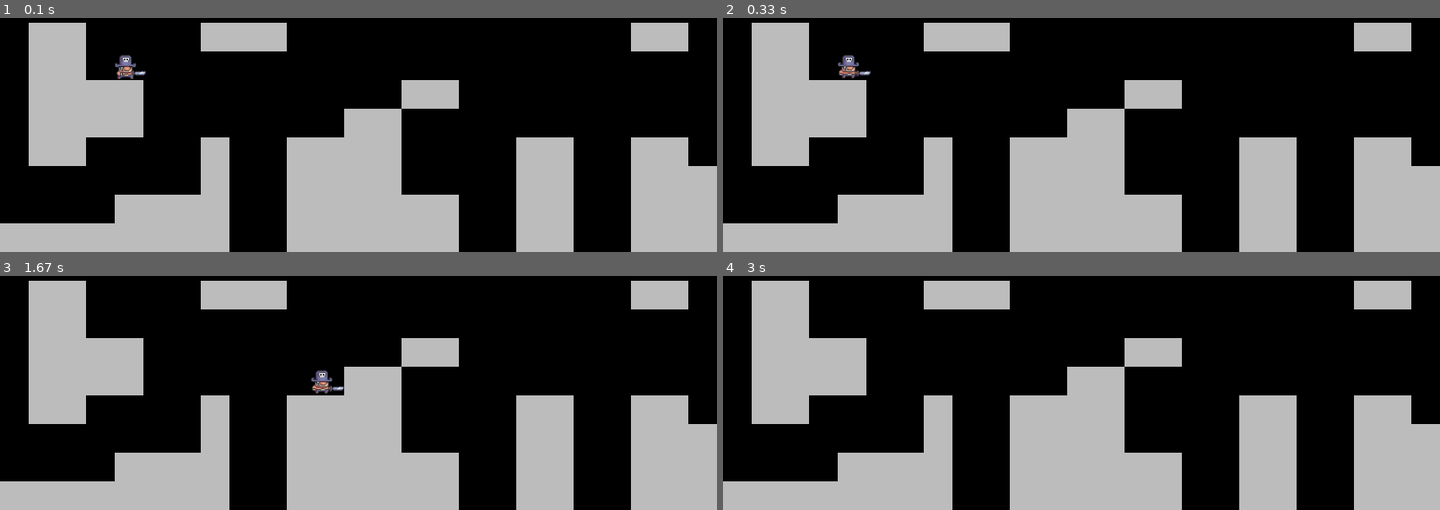
Above: before the commit, frames 1-4 (two rows, left to right).
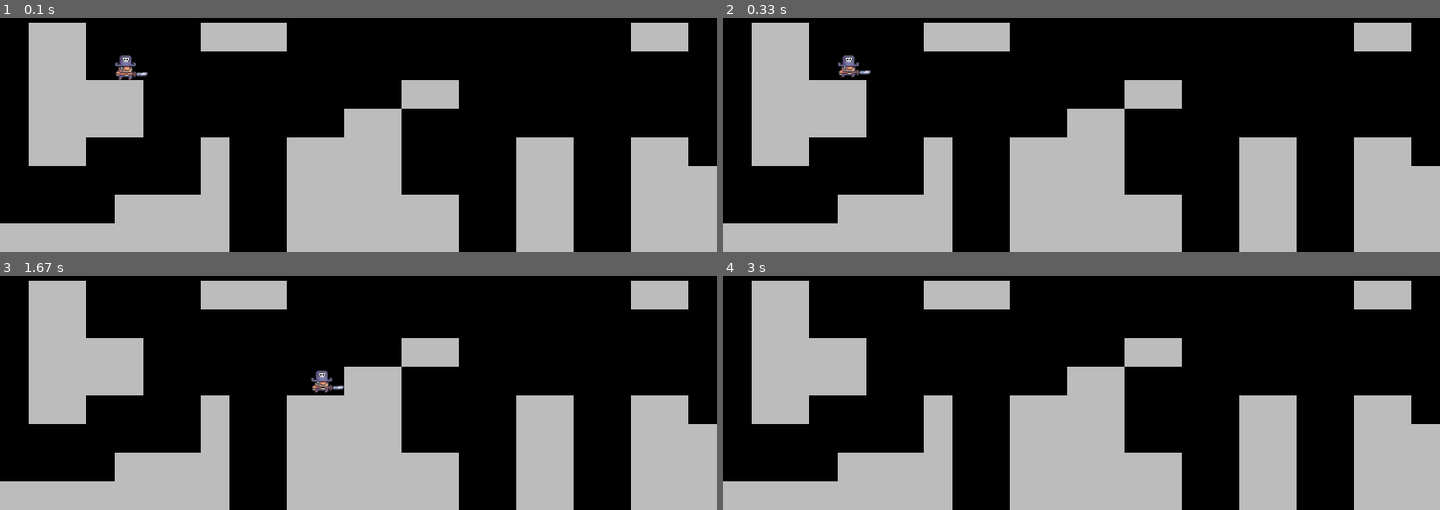
Above: after the commit, the same moments.

Repository: harryodubhghaill/pygame-platformer
Game: pygame game, started from main.py
The game is run twice, just before and just after one commit, with the same random seed, the same clock (stepped at 60 frames per second) and the same inputs.
Inputs:
- Up to frame 1 (0.1 s): no input
- Up to frame 2 (0.33 s): no input
- Up to frame 3 (1.67 s): hold D 0.33-0.8 s; hold W 0.83-1.13 s; hold D 1.17-1.63 s
- Up to frame 4 (3 s): hold A 1.67-2.2 s; hold A 2.23-2.63 s

The runs differ from the first frame. In frame 1, 0.1% of the frame differs, in the area x 16-21%, y 18-27%; in frame 2, less than 0.1%; in frame 3, less than 0.1%; in frame 4, nothing differs.

Commit message:
add status method to chage animation based on player events

Diff:
--- a/player.py
+++ b/player.py
@@ -15,6 +15,9 @@
         self.gravity = 0.8
         self.jump_speed = -16
 
+        # player status
+        self.statud = 'idle'
+
     def import_character_assets(self):
         character_path = './graphics/character/'
         self.animations = {'idle': [], 'run': [], 'jump': [], 'fall': []}
@@ -24,7 +27,7 @@
             self.animations[animation] = import_folder(full_path)
 
     def animate(self):
-        animation = self.animations['run']
+        animation = self.animations[self.status]
 
         # loop over frame index
         self.frame_index += self.animation_speed
@@ -46,6 +49,17 @@
         if keys[pygame.K_w]:
             self.jump()
 
+    def get_status(self):
+        if self.direction.y < 0:
+            self.status = 'jump'
+        elif self.direction.y > 0:
+            self.status = 'fall'
+        else:
+            if self.direction.x != 0:
+                self.status = 'run'
+            else:
+                self.status = 'idle'
+
     def apply_gravity(self):
         self.direction.y += self.gravity
         self.rect.y += self.direction.y
@@ -55,4 +69,5 @@
 
     def update(self):
         self.get_input()
+        self.get_status()
         self.animate()
